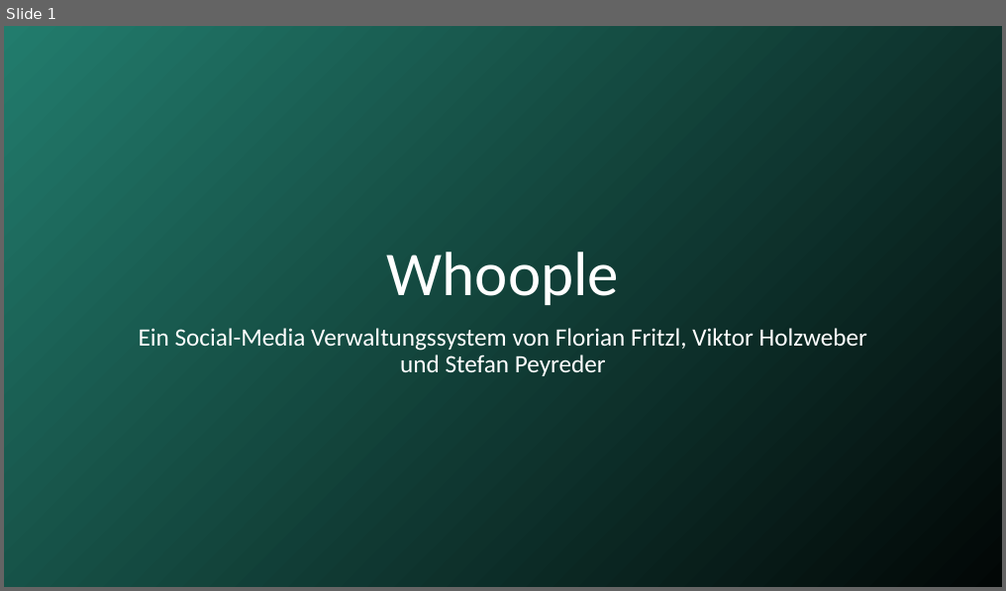
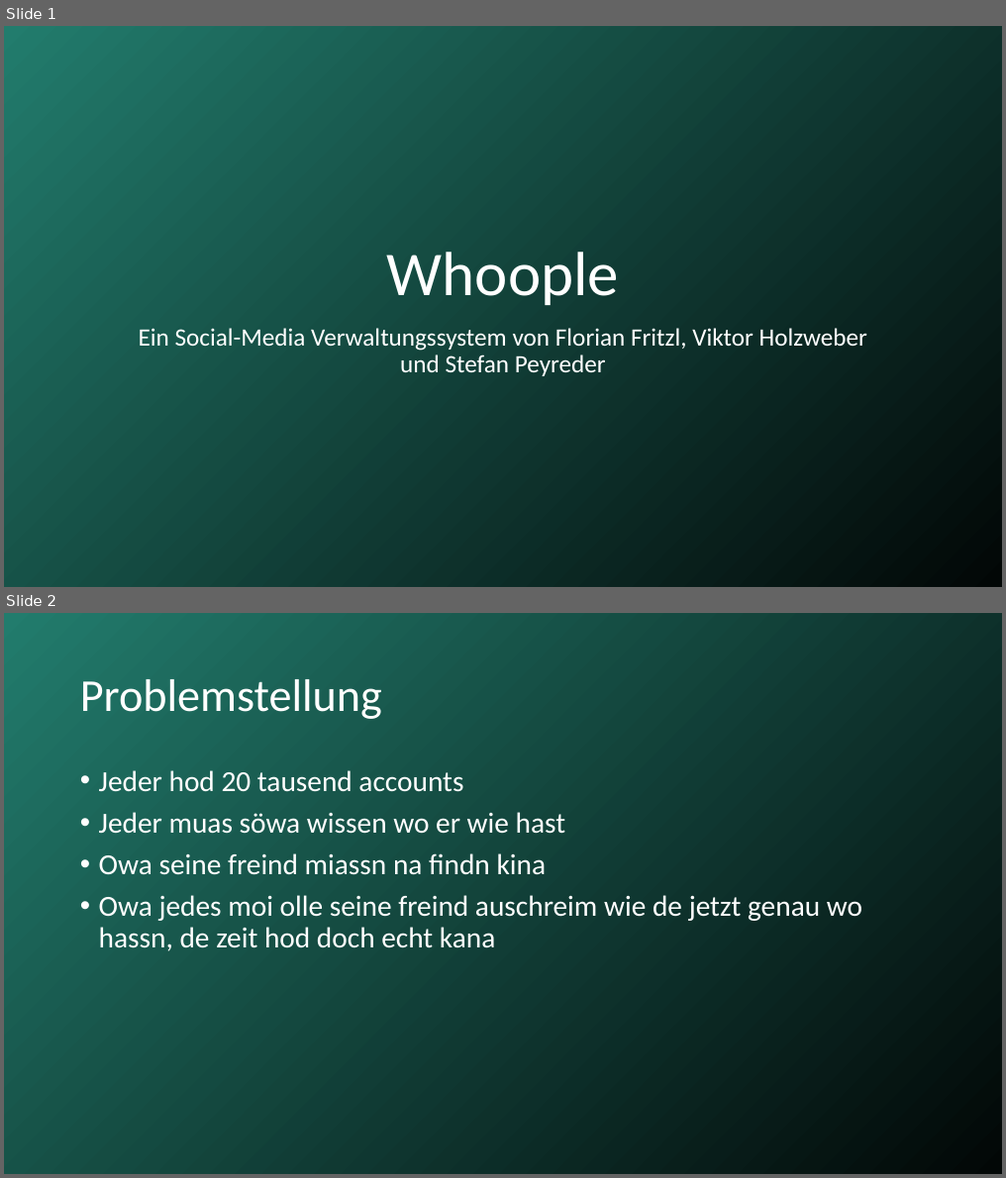
Before and after one commit to Florian-Fritzl-FH-Hagenberg/whoopleFH, a slide deck: pro3praes.pptx. Shown one above the other, each under a label of ours: slide 1 before the commit, slides 1 and 2 after it. The pictures are 1006x591 and 1006x1178 pixels, drawn with LibreOffice and Linux fonts; fonts in the diff are those of the drawing. Boxes give left, top, right and bottom in pixels: in the first picture for what was removed or moved away, otherwise in the second. Text is boxed around its words. In the diff, an @@ line names an element or a change of style, - is before the commit and + after.

Commit message:
bissl fü presentation -> muas nur mehr sche gmocht wean

```diff
--- a/pro3praes.pptx
+++ b/pro3praes.pptx
@@ slide 2 added at [4,613,1002,1174], background gradient #227C6D to #020706 @@
@@ title added at [80,679,382,719], 44 pt, text #FFFFFF @@
+Problemstellung
@@ text added at [99,770,862,952], 28 pt, text #FFFFFF @@
+• Jeder hod 20 tausend accounts
+• Jeder muas söwa wissen wo er wie hast
+• Owa seine freind miassn na findn kina
+• Owa jedes moi olle seine freind auschreim wie de jetzt genau wo hassn, de zeit hod doch echt kana
```
Also in this commit, not shown: 2 slides changed, 5 other slides added, 5 slides removed.
